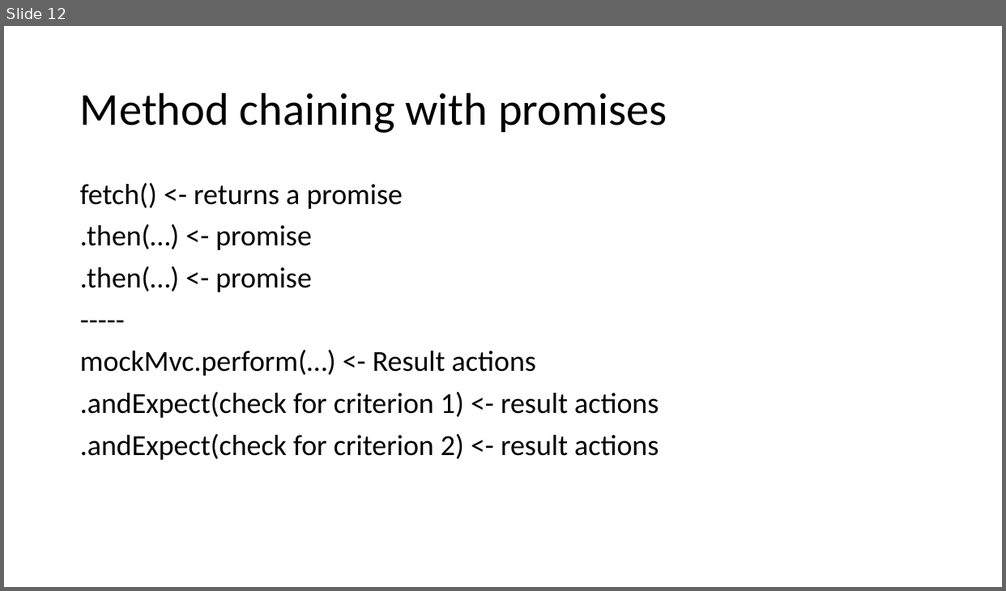
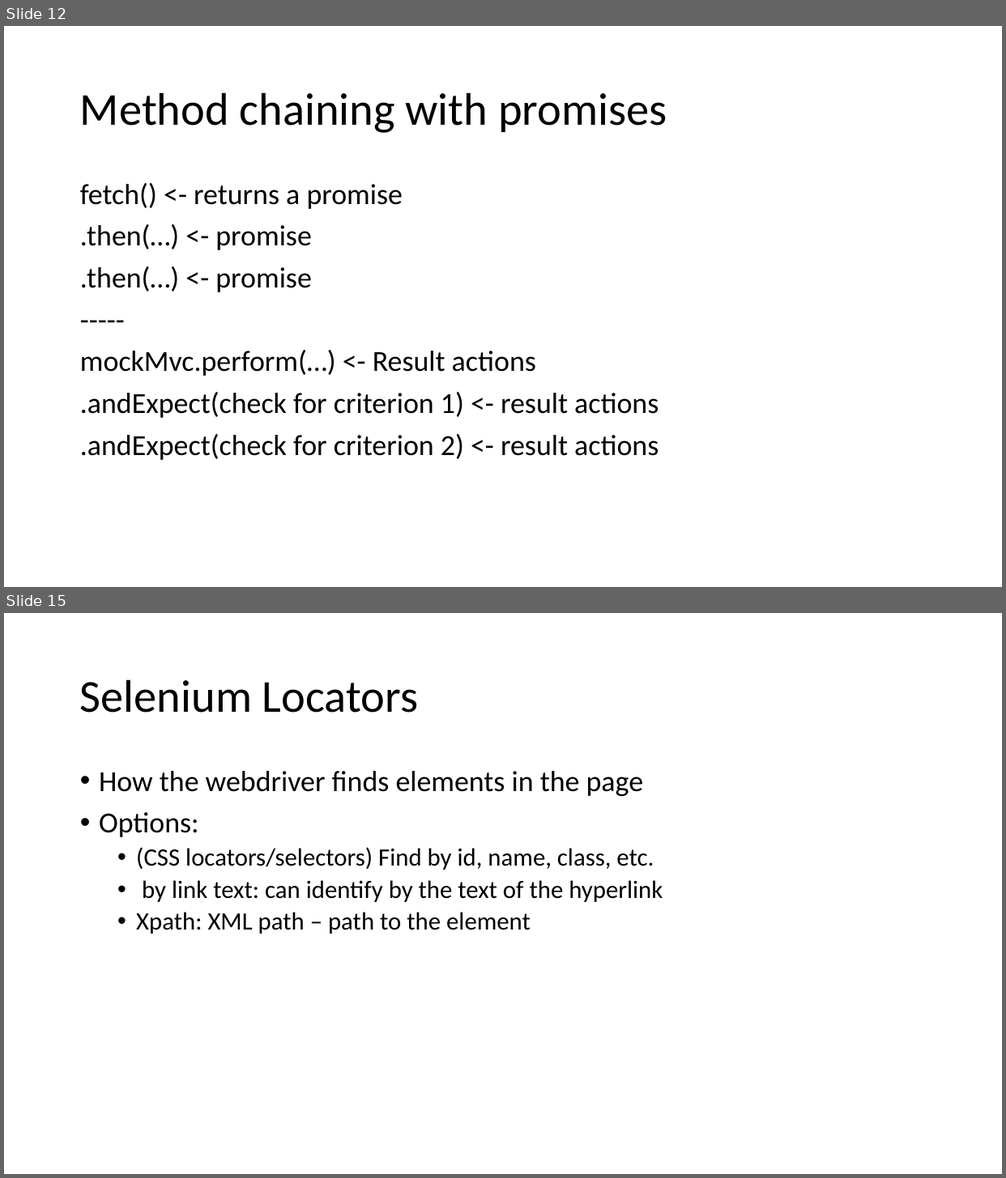
Before and after one commit to WilliamOna/staging-automation-primer-3-23, a slide deck: PrimerNotes.pptx. Shown one above the other, each under a label of ours: slide 12 before the commit, slides 12 and 15 after it; the slides between them are not shown. The pictures are 1006x591 and 1006x1178 pixels, drawn with LibreOffice and Linux fonts; fonts in the diff are those of the drawing. Boxes give left, top, right and bottom in pixels: in the first picture for what was removed or moved away, otherwise in the second. Text is boxed around its words. In the diff, an @@ line names an element or a change of style, - is before the commit and + after.

```diff
--- a/PrimerNotes.pptx
+++ b/PrimerNotes.pptx
@@ slide 15 added at [4, 613, 1002, 1174], background #FFFFFF @@
@@ title added at [80, 679, 418, 713], 44 pt, text #000000 @@
+Selenium Locators
@@ text added at [99, 771, 663, 934], 24 pt, text #000000 @@
+• How the webdriver finds elements in the page
+• Options:
+  • (CSS locators/selectors) Find by id, name, class, etc.
+  • by link text: can identify by the text of the hyperlink
+  • Xpath: XML path – path to the element
```
Also in this commit, not shown: 10 other slides added.
